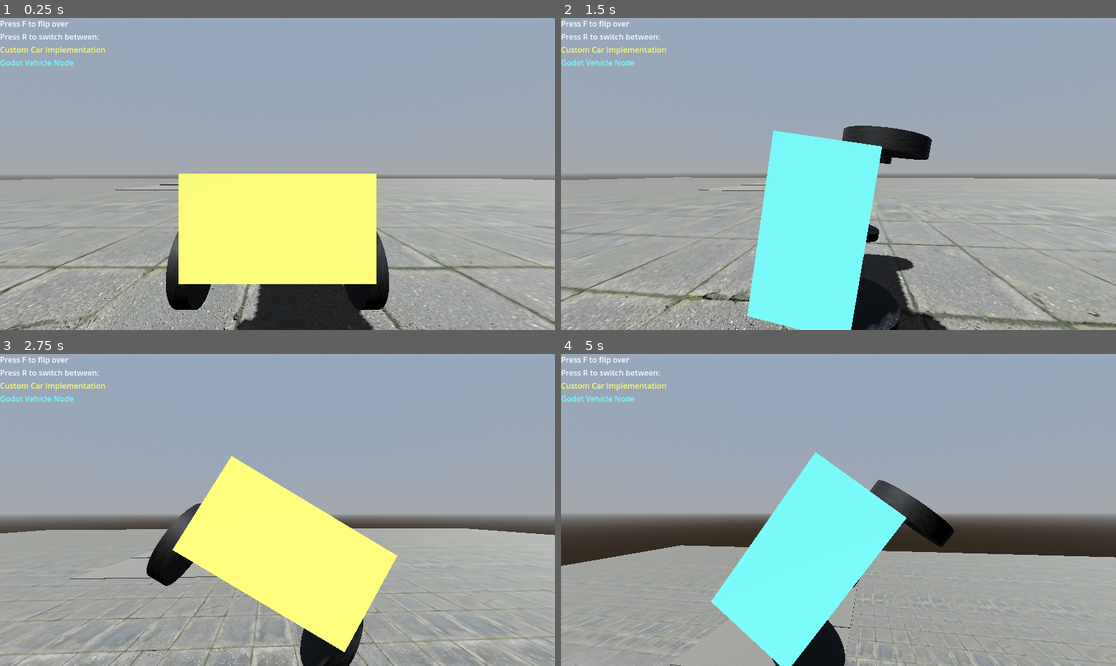
Above: before the commit, frames 1-4 (two rows, left to right).
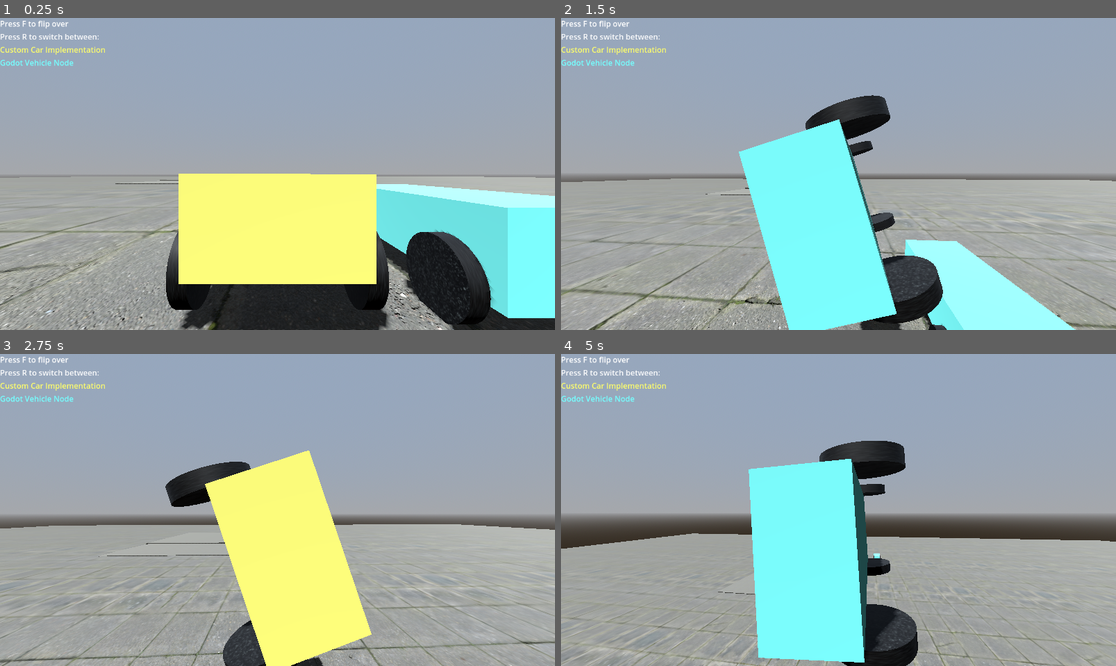
Above: after the commit, the same moments.

Repository: Seerban/godot-vehicle
Game: Godot game, scene res://main.tscn
The game is run twice, just before and just after one commit, with the same random seed, the same clock (stepped at 60 frames per second) and the same inputs.
Inputs (mouse positions are in pixels of both pictures, inside the frame that each line leads up to):
- Up to frame 1 (0.25 s): no input
- Up to frame 2 (1.5 s): tap F at 0.5, 1.25, 1.35 s; move the mouse to (866, 174) at 0.52 s; hold W (forward) from 0.53 s (still down); tap R at 0.6 s; click (866, 174) at 0.67 s; move the mouse to (810, 174) at 1.27 s
- Up to frame 3 (2.75 s): keep holding W (forward); tap F at 2 s; move the mouse to (288, 503) at 2.02 s; tap R at 2.1 s
- Up to frame 4 (5 s): keep holding W (forward); tap F at 2.75, 2.85, 3.5, 4.25, 4.35 s; move the mouse to (832, 516) at 2.77 s; click (832, 516) at 2.92 s; move the mouse to (877, 513) at 3.52 s; tap R at 3.6 s; move the mouse to (794, 506) at 4.27 s

The runs differ from the first frame. In frame 1, 18% of the frame differs, in the area x 0-100%, y 49-100%; in frame 2, 17%; in frame 3, 14%; in frame 4, 15%.

Commit message:
Fixed godot car braking
modified car acceleration and braking to be closer together

Diff:
--- a/Scripts/custom_vehicle.gd
+++ b/Scripts/custom_vehicle.gd
@@ -3,8 +3,8 @@
 
 var steering
 
-@export var power := 5.
-@export var brake_power := 0.4
+@export var power := 4.25
+@export var brake_power := 0.15
 @export var turning_deg := 15.
 var turning_force := 2
 @export var friction := 0.005
--- a/Scripts/godot_vehicle.gd
+++ b/Scripts/godot_vehicle.gd
@@ -1,7 +1,7 @@
 extends VehicleBody3D
 
 @export var power := 100.
-@export var brake_power := 2.
+@export var brake_power := 2.5
 @export var turning_deg := 15.
 
 @onready var wheels = [$WheelBL, $WheelBR, $WheelFL, $WheelFR]
@@ -16,7 +16,7 @@
 		engine_force = 0
 
 func braking(powered := false) -> void:
-	if powered: brake = brake_power * int(powered)
+	brake = brake_power * int(powered)
 
 func steer(m := 0.) -> void:
 	steering = deg_to_rad(turning_deg * m)
--- a/main.tscn
+++ b/main.tscn
@@ -7,6 +7,7 @@
 [ext_resource type="Texture2D" uid="uid://bbjexfurli7h8" path="res://Material/PavingStones112_1K-JPG/PavingStones112_1K-JPG_Roughness.jpg" id="5_efxa6"]
 [ext_resource type="PackedScene" uid="uid://dywq1p6f1dy25" path="res://Scenes/camera.tscn" id="6_dg77c"]
 [ext_resource type="PackedScene" uid="uid://dw6rlckembj5p" path="res://Scenes/custom_vehicle.tscn" id="7_ycdy4"]
+[ext_resource type="PackedScene" uid="uid://dttdy4fpxll0j" path="res://Scenes/godot_vehicle.tscn" id="8_5vw27"]
 
 [sub_resource type="BoxShape3D" id="BoxShape3D_21bcp"]
 size = Vector3(250, 1, 250)
@@ -100,11 +101,12 @@
 environment = SubResource("Environment_ohhpf")
 
 [node name="CameraAxis" parent="." node_paths=PackedStringArray("node_to_follow") instance=ExtResource("6_dg77c")]
-node_to_follow = NodePath("../Vehicle")
+node_to_follow = NodePath("")
 
 [node name="Vehicle" parent="." instance=ExtResource("7_ycdy4")]
-transform = Transform3D(1, 0, 0, 0, 0.99999994, 0, 0, 0, 0.99999994, 0, 3, 0)
-linear_damp_mode = 1
+
+[node name="Vehicle2" parent="." instance=ExtResource("8_5vw27")]
+transform = Transform3D(1, 0, 0, 0, 1, 0, 0, 0, 1, 0, 0, -3)
 
 [node name="CanvasLayer" type="CanvasLayer" parent="."]
 
Not shown: 1 places in main.tscn that only renumber resources
